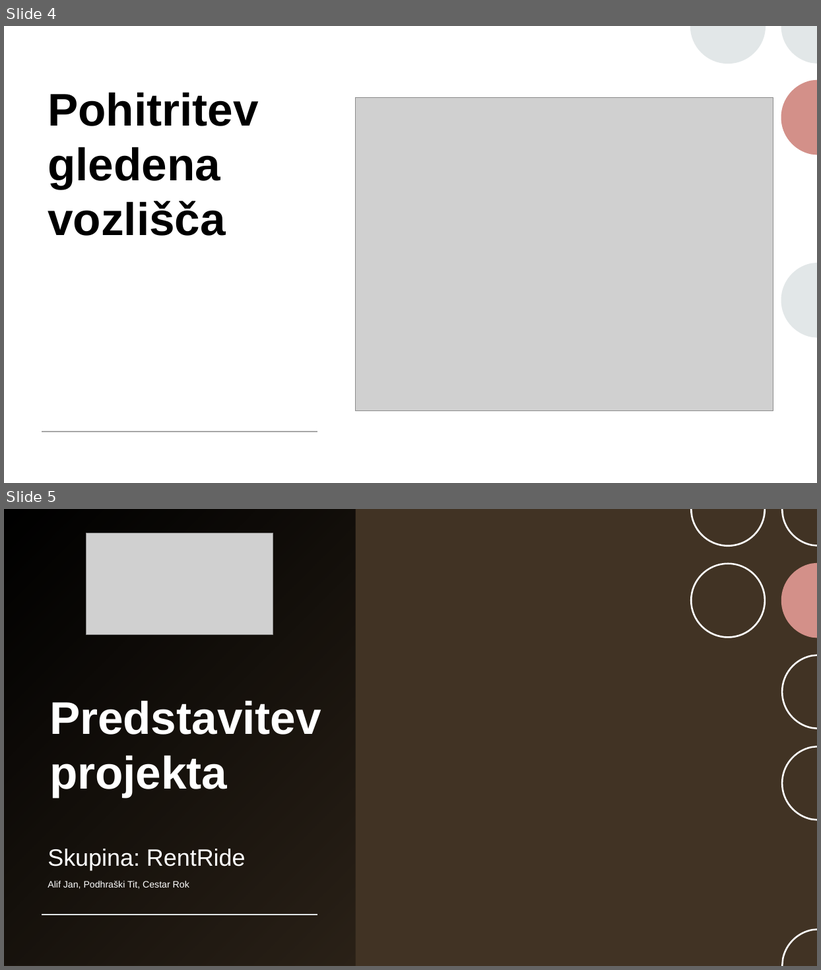
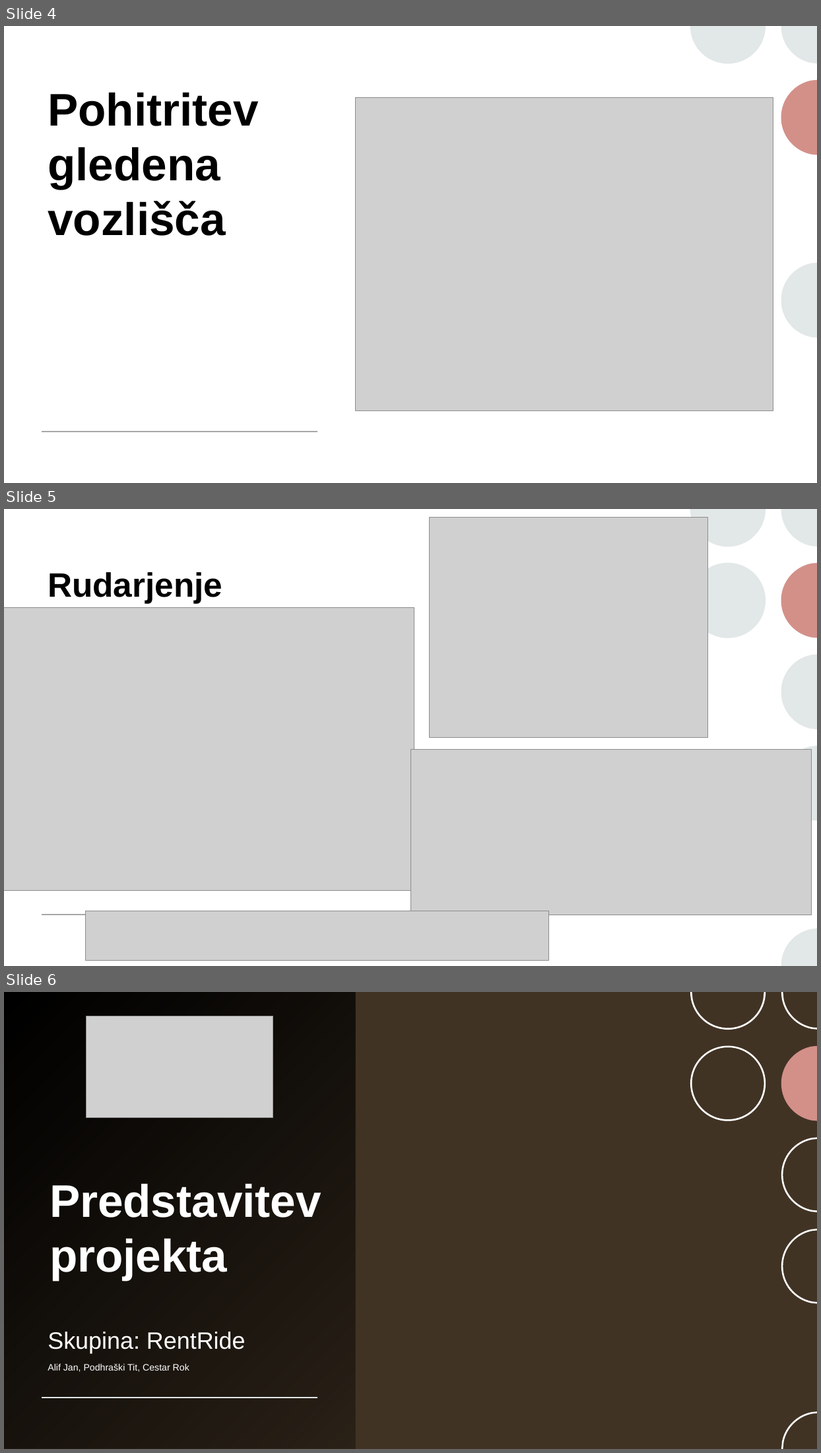
Before and after one commit to JanAlif/RentRide_FERI_DigitalTwin, a slide deck: PiPR/Predstavitev projekta.pptx. Shown one above the other, each under a label of ours: slides 4 and 5 before the commit, slides 4, 5 and 6 after it. The pictures are 821x970 and 821x1453 pixels, drawn with LibreOffice and Linux fonts; fonts in the diff are those of the drawing; grey boxes stand for pictures; background and template pictures are left out. Boxes give left, top, right and bottom in pixels: in the first picture for what was removed or moved away, otherwise in the second. Text is boxed around its words. In the diff, an @@ line names an element or a change of style, - is before the commit and + after.

Commit message:
Powerpoint finished

```diff
--- a/PiPR/Predstavitev projekta.pptx
+++ b/PiPR/Predstavitev projekta.pptx
@@ slide 5 added at (x1=4, y1=509, x2=817, y2=966), background #FFFFFF @@
@@ picture added at (x1=430, y1=518, x2=708, y2=738) @@
@@ group added at (x1=690, y1=509, x2=817, y2=966): 6 freeform shapes, 1 ellipse @@
@@ title added at (x1=48, y1=572, x2=222, y2=603), 40 pt, text #000000, bold @@
+Rudarjenje
@@ picture added at (x1=4, y1=607, x2=415, y2=891) @@
@@ picture added at (x1=411, y1=749, x2=812, y2=916) @@
@@ line added from (42, 916) to (780, 916), #A6A6A6 1 pt @@
@@ picture added at (x1=86, y1=912, x2=549, y2=961) @@
@@ what was slide 5 is now slide 6 @@
```
